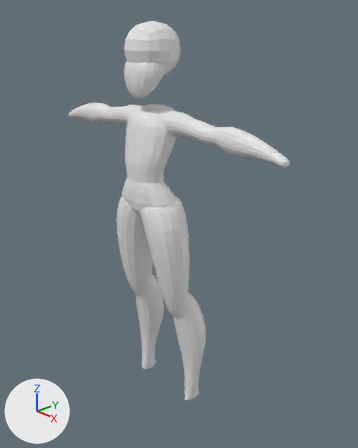
Two versions of the Blender file Princess Zelda.blend, one commit apart.
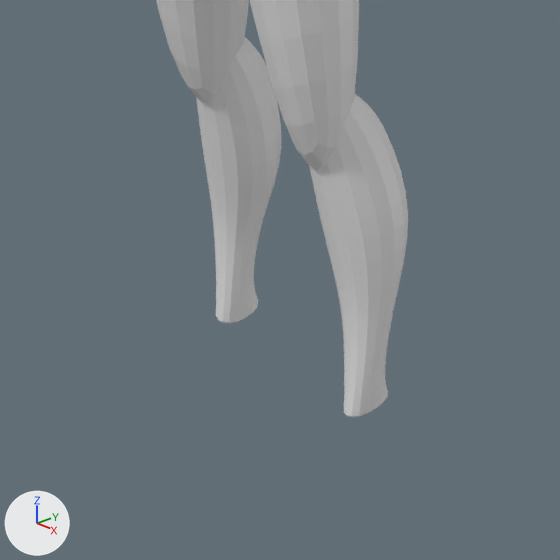
Old and new are each drawn whole from a camera (50 mm lens) standing at (1.472, -1.247, 1.691) and looking at (0.051, 0.091, 0.898) and again close up on the part from 20% to 72% of the width and 58% to 100% of the height. Arrows for +X, +Y and +Z are at lower left; the lights stay in place.

Objects in the first close-up: 'Appendages'.
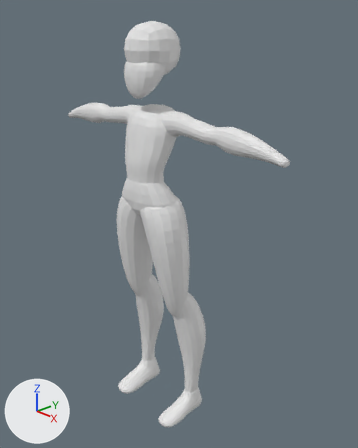
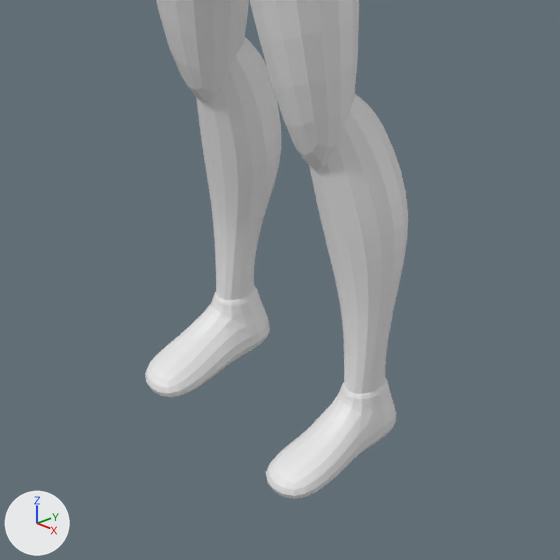
Boxes [x1, y1, x2, y2] around the edits, measured in the close-ups (560 x 560 px; the box of a moved part takes in the faces that stretch with it):
```json
{"object": "Appendages", "change": "reshaped, moved, rescaled", "before": [156, 0, 408, 417], "after": [145, 0, 408, 499]}
{"part": 1, "of": "me_cube_007", "change": "moved or reshaped", "before": [309, 94, 408, 417], "after": [196, 37, 281, 301]}
{"part": 2, "of": "me_cube_007", "change": "moved or reshaped", "before": [196, 37, 281, 324], "after": [309, 94, 408, 394]}
{"part": 3, "of": "me_cube_007", "change": "added", "after": [145, 287, 270, 398]}
{"part": 4, "of": "me_cube_007", "change": "added", "after": [266, 377, 396, 499]}
```

Scene script edits in JSON lines:
```json
{"block": "me_cube_007", "where": "# used by ob_appendages; location = (0.018, -0.02, 1.045); scale = (0.0887, 0.0887, 0.0887)"}
{"op": "remove", "block": "me_cube_007", "code": "me_cube_007.from_pydata(...)  # 208 vertices, 196 faces; spans x -7.2..6.8, y -1.2..2.0, z -11.0..4.0"}
{"op": "add", "block": "me_cube_007", "code": "me_cube_007.from_pydata(...)  # 248 vertices, 232 faces; spans x -14.6..27.0, y -3.3..6.5, z -45.1..2.4"}
{"block": "me_cube_007", "change": "me_cube_007 part 1: the loose piece of 32 vertices spanning x 0.6..2.3, y -0.3..2.0, z -11.0..-4.2 is turned -180 degrees about the x axis through its middle and scaled by 2.98, then moved by (9.1, -0.8, -2.8)"}
{"block": "me_cube_007", "change": "me_cube_007 part 2: the loose piece of 32 vertices spanning x -2.5..-0.8, y -0.3..2.0, z -11.0..-4.2 is turned 180 degrees about the x axis through its middle and scaled by 2.98, then moved by (2.8, -0.8, -2.8)"}
{"block": "me_cube_007", "change": "me_cube_007 part 3: a new loose piece of 20 vertices spanning x 8.8..12.9, y -2.9..6.5, z -2.3..2.4"}
{"block": "me_cube_007", "change": "me_cube_007 part 4: a new loose piece of 20 vertices spanning x -1.2..3.0, y -2.9..6.5, z -2.3..2.4"}
{"op": "set", "path": "ob_appendages.location", "old": "(0.018, -0.02, 1.045)", "new": "(0.185, 0.061, 0.058)"}
{"op": "set", "path": "ob_appendages.scale", "old": "(0.0887, 0.0887, 0.0887)", "new": "(-0.0298, -0.0298, -0.0298)"}
```
